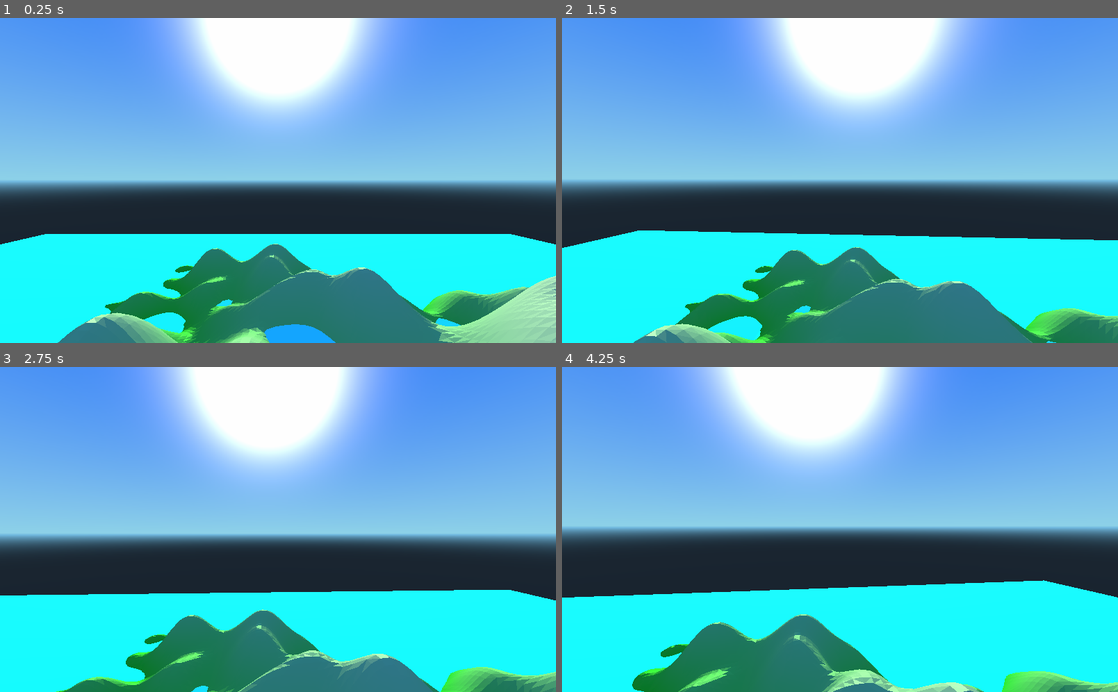
Above: before the commit, frames 1-4 (two rows, left to right).
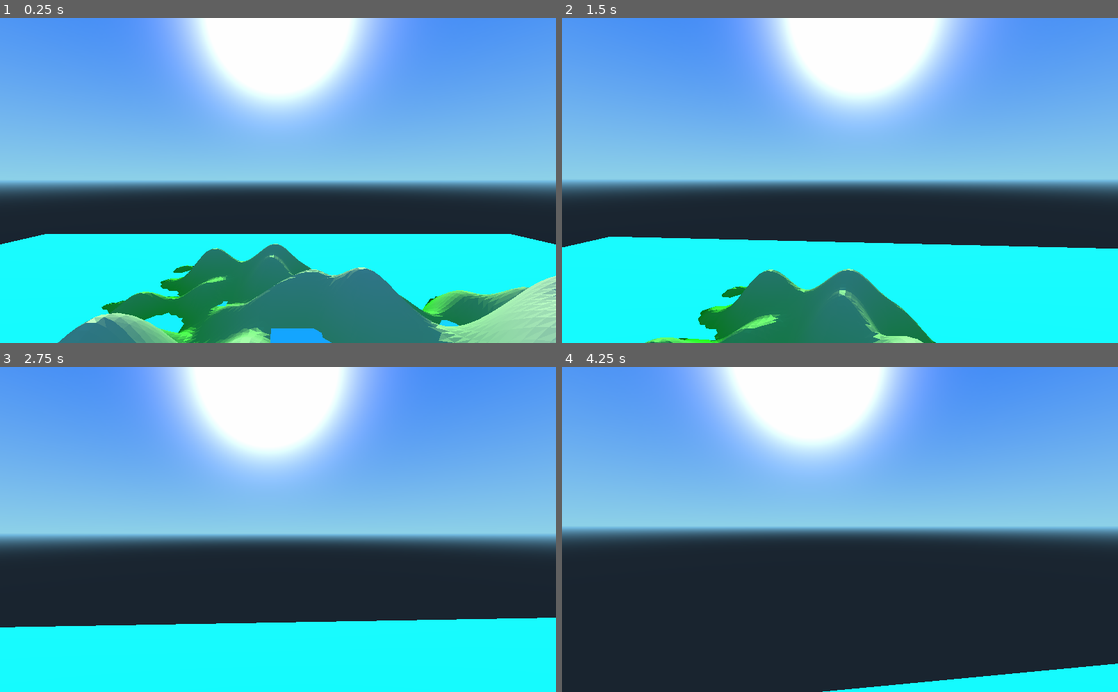
Above: after the commit, the same moments.

Repository: MichaelReel/Terrain_Scratch
Game: Godot game, scene res://Root.tscn
Two runs of this game, one before a commit and one after it. Both use one fixed random seed, a clock stepped at 60 frames per second and the inputs below.
Inputs (mouse positions are in pixels of both pictures, inside the frame that each line leads up to):
- Up to frame 1 (0.25 s): no input
- Up to frame 2 (1.5 s): tap Enter at 0.5 s; move the mouse to (867, 180) at 0.52 s; hold W (forward) from 0.53 s (still down); move the mouse to (812, 180) at 1.27 s
- Up to frame 3 (2.75 s): keep holding W (forward); move the mouse to (289, 523) at 2.02 s
- Up to frame 4 (4.25 s): keep holding W (forward); move the mouse to (834, 536) at 2.77 s; move the mouse to (878, 532) at 3.52 s

The runs differ from the first frame. In frame 1, 0.3% of the frame differs, in the area x 18-83%, y 76-100%; in frame 2, 12%; in frame 3, 19%; in frame 4, 31%, in the area x 0-100%, y 65-100%.

Commit message:
Continuing to scratch away. This is looking at drawing the water surfaces more exactly. Need better method of spreading surfaces out into the bed rock layer.

Diff:
--- a/CameraControl.gd
+++ b/CameraControl.gd
@@ -10,7 +10,7 @@
 
 var vel = Vector3()
 
-const MAX_SPEED = 20            # Fastest camera can reach
+const MAX_SPEED = 100           # Fastest camera can reach
 const ACCEL = 3.5               # How fast we get to top speed
 const DEACCEL = 16              # How fast we come to a complete stop
 const MAX_SLOPE_ANGLE = 89      # Steepest angle we can slide up
--- a/Graph.gd
+++ b/Graph.gd
@@ -220,27 +220,87 @@
 		elif h.grid_z > grid_bounds.end.y:
 			grid_bounds.end.y = h.grid_z
 
-	# TEMP DEBUG: draw the dirty big rectangle
 	var water_level = surface.front().water_height - 0.5
-	var bounds = Rect2(
+
+#	# TEMP DEBUG: draw the dirty big rectangle
+#	var bounds = get_world_bounds_from_grid_bounds(grid_bounds)
+#	draw_level_quad(surfTool, bounds, water_level)
+
+	# Go through each possible quad within the surface bounds and draw all complete quads and partial tris
+	for z in range(grid_bounds.position.y, grid_bounds.end.y):
+		for x in range(grid_bounds.position.x, grid_bounds.end.x):
+			var score = get_surface_occupancy_score(surface, z, x, surface.front().water_body_ind)
+			# We only care about drawing 5 posible scores
+			# TODO: Also want to make a list of edge vertices
+			match score:
+				15: # Full quad
+					draw_level_quad(surfTool, get_world_bounds_from_grid_bounds(Rect2(x, z, 1, 1)), water_level)
+				14: # B - D - C
+					draw_tri(
+						surfTool,
+						get_level_vert(Vector2(x + 1, z), water_level),
+						get_level_vert(Vector2(x + 1, z + 1), water_level),
+						get_level_vert(Vector2(x, z + 1), water_level)
+					)
+				13: # A - D - C
+					draw_tri(
+						surfTool,
+						get_level_vert(Vector2(x, z), water_level),
+						get_level_vert(Vector2(x + 1, z + 1), water_level),
+						get_level_vert(Vector2(x, z + 1), water_level)
+					)
+				11: # A - B - D
+					draw_tri(
+						surfTool,
+						get_level_vert(Vector2(x, z), water_level),
+						get_level_vert(Vector2(x + 1, z), water_level),
+						get_level_vert(Vector2(x + 1, z + 1), water_level)
+					)
+				7: # A - B - C
+					draw_tri(
+						surfTool,
+						get_level_vert(Vector2(x, z), water_level),
+						get_level_vert(Vector2(x + 1, z), water_level),
+						get_level_vert(Vector2(x, z + 1), water_level)
+					)
+
+func get_surface_occupancy_score(surface, z, x, water_body_ind):
+	var score = 0
+	# Assuming all surface features will have the same water height
+	score += 1 if height_grid[z][x].water_body_ind == water_body_ind else 0
+	score += 2 if height_grid[z][x + 1].water_body_ind == water_body_ind else 0
+	score += 4 if height_grid[z + 1][x].water_body_ind == water_body_ind else 0
+	score += 8 if height_grid[z + 1][x + 1].water_body_ind == water_body_ind else 0
+	return score
+
+func get_world_bounds_from_grid_bounds(grid_bounds):
+	return Rect2(
 		(grid_bounds.position.x - (world_width / 2)) / world_width,
 		(grid_bounds.position.y - (world_width / 2)) / world_width,
 		grid_bounds.size.x / world_width,
 		grid_bounds.size.y / world_width
 	)
 
-	var a = Vector3(bounds.position.x, water_level, bounds.position.y)
-	var b = Vector3(bounds.end.x,      water_level, bounds.position.y)
-	var c = Vector3(bounds.position.x, water_level, bounds.end.y)
-	var d = Vector3(bounds.end.x,      water_level, bounds.end.y)
-
-	surfTool.add_vertex(a)
-	surfTool.add_vertex(b)
-	surfTool.add_vertex(d)
-
-	surfTool.add_vertex(a)
-	surfTool.add_vertex(d)
-	surfTool.add_vertex(c)
+func get_level_vert(grid_position, water_level):
+	return Vector3(
+		(grid_position.x - (world_width / 2)) / world_width,
+		water_level,
+		(grid_position.y - (world_width / 2)) / world_width
+	)
+
+func draw_level_quad(surfTool, quad, water_level):
+	var a = Vector3(quad.position.x, water_level, quad.position.y)
+	var b = Vector3(quad.end.x,      water_level, quad.position.y)
+	var c = Vector3(quad.position.x, water_level, quad.end.y)
+	var d = Vector3(quad.end.x,      water_level, quad.end.y)
+
+	draw_tri(surfTool, a, b, d)
+	draw_tri(surfTool, a, d, c)
+
+func draw_tri(surfTool, v1, v2, v3):
+	surfTool.add_vertex(v1)
+	surfTool.add_vertex(v2)
+	surfTool.add_vertex(v3)
 
 func get_grid_neighbours(h, diamond = false):
 	var neighbours = []
@@ -305,8 +365,7 @@
 				water_surfaces.append([h])
 				next_ind += 1
 
-
-		spread_surface_edges_into_terrain(surface, h)
+#		spread_surface_edges_into_terrain(surface, h)
 		h = surface.pop_back()
 
 	print("next_ind: " + str(next_ind))
